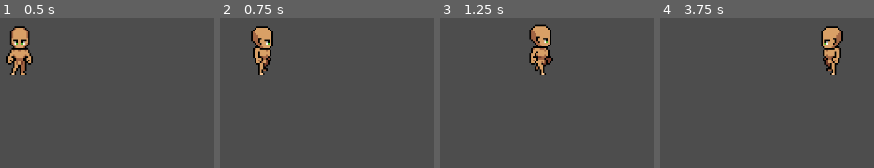
Above: before the commit, frames 1-4 (left to right).
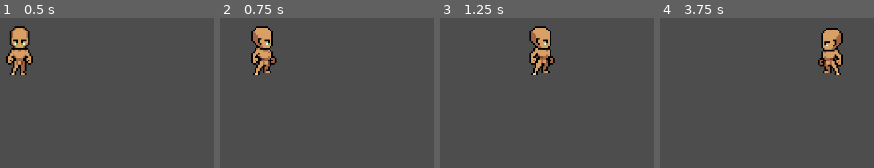
Above: after the commit, the same moments.

Repository: yliris/four-directional-movement-system
Game: Godot game, scene res://world.tscn
The game is run twice, just before and just after one commit, with the same random seed, the same clock (stepped at 60 frames per second) and the same inputs.
Inputs:
- Up to frame 1 (0.5 s): no input
- Up to frame 2 (0.75 s): hold D (walk_right) from 0.53 s (still down); hold Shift (sprint) from 0.53 s (still down)
- Up to frame 3 (1.25 s): keep holding D (walk_right); keep holding Shift (sprint)
- Up to frame 4 (3.75 s): release D (walk_right) at 1.28 s; release Shift (sprint) at 1.28 s; hold S (walk_down) 1.28-2.03 s; tap Shift (sprint) at 1.35, 2.85 s; hold D (walk_right) 2.03-2.78 s; hold Shift (sprint) 2.03-2.78 s; hold W (walk_up) 2.78-3.53 s; hold A (walk_left) from 3.53 s (still down); hold Shift (sprint) from 3.53 s (still down)

Frame 1 is identical in both runs. In frame 2, 1.2% of the frame differs, in the area x 14-27%, y 18-38%; in frame 3, 1.6%; in frame 4, 1.9%, in the area x 73-86%, y 5-38%.

Commit message:
movement update

Diff:
--- a/player.gd
+++ b/player.gd
@@ -1,22 +1,26 @@
 extends CharacterBody2D
 
-const SPEED = 70.0
+const WALK_SPEED = 70.0
+const SPRINT_SPEED = 100.0
 
-var input_vector = Vector2.ZERO
+var input_walk_vector = Vector2.ZERO
+var input_sprint = false
 
 @onready var animation_tree = $AnimationTree
+@onready var playback = animation_tree.get("parameters/StateMachine/playback") as AnimationNodeStateMachinePlayback
 
 func _physics_process(delta):
-	input_vector = Input.get_vector("walk_left", "walk_right", "walk_up", "walk_down")
+	var state = playback.get_current_node()
+	input_walk_vector = Input.get_vector("walk_left", "walk_right", "walk_up", "walk_down")
+	input_sprint = Input.is_action_pressed("sprint")
 
-	if input_vector != Vector2.ZERO:
-		var direction_vector = Vector2(input_vector.x, -input_vector.y)
+	if input_walk_vector != Vector2.ZERO:
+		var direction_vector = Vector2(input_walk_vector.x, -input_walk_vector.y)
 		update_blend_positions(direction_vector)
 
-	velocity = input_vector * SPEED
+	velocity = input_walk_vector * WALK_SPEED
 	move_and_slide()
 
 func update_blend_positions(direction_vector):
 	animation_tree.set("parameters/StateMachine/MoveState/Stand/blend_position", direction_vector)
 	animation_tree.set("parameters/StateMachine/MoveState/Walk/blend_position", direction_vector)
-	animation_tree.set("parameters/StateMachine/MoveState/Sprint/blend_position", direction_vector)
--- a/player.tscn
+++ b/player.tscn
@@ -162,9 +162,85 @@
 "values": [34, 35, 36, 37, 38, 39]
 }
 
+[sub_resource type="Animation" id="Animation_nvl01"]
+resource_name = "run_down"
+length = 0.6
+loop_mode = 1
+step = 0.1
+tracks/0/type = "value"
+tracks/0/imported = false
+tracks/0/enabled = true
+tracks/0/path = NodePath("Sprite2D:frame")
+tracks/0/interp = 1
+tracks/0/loop_wrap = true
+tracks/0/keys = {
+"times": PackedFloat32Array(0, 0.1, 0.2, 0.3, 0.4, 0.5),
+"transitions": PackedFloat32Array(1, 1, 1, 1, 1, 1),
+"update": 1,
+"values": [40, 41, 42, 43, 44, 45]
+}
+
+[sub_resource type="Animation" id="Animation_ivps1"]
+resource_name = "run_left"
+length = 0.6
+loop_mode = 1
+step = 0.1
+tracks/0/type = "value"
+tracks/0/imported = false
+tracks/0/enabled = true
+tracks/0/path = NodePath("Sprite2D:frame")
+tracks/0/interp = 1
+tracks/0/loop_wrap = true
+tracks/0/keys = {
+"times": PackedFloat32Array(0, 0.1, 0.2, 0.3, 0.4, 0.5),
+"transitions": PackedFloat32Array(1, 1, 1, 1, 1, 1),
+"update": 1,
+"values": [52, 53, 54, 55, 56, 57]
+}
+
+[sub_resource type="Animation" id="Animation_urp6f"]
+resource_name = "run_right"
+length = 0.6
+loop_mode = 1
+step = 0.1
+tracks/0/type = "value"
+tracks/0/imported = false
+tracks/0/enabled = true
+tracks/0/path = NodePath("Sprite2D:frame")
+tracks/0/interp = 1
+tracks/0/loop_wrap = true
+tracks/0/keys = {
+"times": PackedFloat32Array(0, 0.1, 0.2, 0.3, 0.4, 0.5),
+"transitions": PackedFloat32Array(1, 1, 1, 1, 1, 1),
+"update": 1,
+"values": [46, 47, 48, 49, 50, 51]
+}
+
+[sub_resource type="Animation" id="Animation_bwjto"]
+resource_name = "run_up"
+length = 0.6
+loop_mode = 1
+step = 0.1
+tracks/0/type = "value"
+tracks/0/imported = false
+tracks/0/enabled = true
+tracks/0/path = NodePath("Sprite2D:frame")
+tracks/0/interp = 1
+tracks/0/loop_wrap = true
+tracks/0/keys = {
+"times": PackedFloat32Array(0, 0.1, 0.2, 0.3, 0.4, 0.5),
+"transitions": PackedFloat32Array(1, 1, 1, 1, 1, 1),
+"update": 1,
+"values": [58, 59, 60, 61, 62, 63]
+}
+
 [sub_resource type="AnimationLibrary" id="AnimationLibrary_1jxqw"]
 _data = {
 &"RESET": SubResource("Animation_2hs0m"),
+&"run_down": SubResource("Animation_nvl01"),
+&"run_left": SubResource("Animation_ivps1"),
+&"run_right": SubResource("Animation_urp6f"),
+&"run_up": SubResource("Animation_bwjto"),
 &"stand_down": SubResource("Animation_onrkg"),
 &"stand_left": SubResource("Animation_hqtel"),
 &"stand_right": SubResource("Animation_i3pqv"),
@@ -174,8 +250,6 @@
 &"walk_right": SubResource("Animation_b26j0"),
 &"walk_up": SubResource("Animation_n7ghd")
 }
-
-[sub_resource type="AnimationNodeBlendSpace2D" id="AnimationNodeBlendSpace2D_nvl01"]
 
 [sub_resource type="AnimationNodeAnimation" id="AnimationNodeAnimation_onrkg"]
 animation = &"stand_left"
@@ -235,23 +309,51 @@
 advance_expression = "input_vector.length() == 0.0"
 
 [sub_resource type="AnimationNodeStateMachine" id="AnimationNodeStateMachine_1jxqw"]
-states/Run/node = SubResource("AnimationNodeBlendSpace2D_nvl01")
-states/Run/position = Vector2(544, 194)
 states/Stand/node = SubResource("AnimationNodeBlendSpace2D_2hs0m")
 states/Stand/position = Vector2(395, 100)
 states/Walk/node = SubResource("AnimationNodeBlendSpace2D_ivps1")
 states/Walk/position = Vector2(395, 194)
 transitions = ["Start", "Stand", SubResource("AnimationNodeStateMachineTransition_urp6f"), "Stand", "Walk", SubResource("AnimationNodeStateMachineTransition_onrkg"), "Walk", "Stand", SubResource("AnimationNodeStateMachineTransition_i3pqv")]
-graph_offset = Vector2(-143, 37)
+graph_offset = Vector2(-182, 34)
+
+[sub_resource type="AnimationNodeAnimation" id="AnimationNodeAnimation_n7ghd"]
+animation = &"run_up"
+
+[sub_resource type="AnimationNodeAnimation" id="AnimationNodeAnimation_nvl01"]
+animation = &"run_left"
+
+[sub_resource type="AnimationNodeAnimation" id="AnimationNodeAnimation_ivps1"]
+animation = &"run_right"
+
+[sub_resource type="AnimationNodeAnimation" id="AnimationNodeAnimation_urp6f"]
+animation = &"run_down"
+
+[sub_resource type="AnimationNodeBlendSpace2D" id="AnimationNodeBlendSpace2D_bwjto"]
+blend_point_0/node = SubResource("AnimationNodeAnimation_n7ghd")
+blend_point_0/pos = Vector2(0, 1)
+blend_point_1/node = SubResource("AnimationNodeAnimation_nvl01")
+blend_point_1/pos = Vector2(-0.9, 0)
+blend_point_2/node = SubResource("AnimationNodeAnimation_ivps1")
+blend_point_2/pos = Vector2(0.9, 0)
+blend_point_3/node = SubResource("AnimationNodeAnimation_urp6f")
+blend_point_3/pos = Vector2(0, -1)
+blend_mode = 1
 
 [sub_resource type="AnimationNodeStateMachineTransition" id="AnimationNodeStateMachineTransition_dw050"]
+advance_mode = 2
+
+[sub_resource type="AnimationNodeStateMachineTransition" id="AnimationNodeStateMachineTransition_hqtel"]
+
+[sub_resource type="AnimationNodeStateMachineTransition" id="AnimationNodeStateMachineTransition_sweqy"]
 advance_mode = 2
 
 [sub_resource type="AnimationNodeStateMachine" id="AnimationNodeStateMachine_b26j0"]
 states/MoveState/node = SubResource("AnimationNodeStateMachine_1jxqw")
-states/MoveState/position = Vector2(421, 100)
-transitions = ["Start", "MoveState", SubResource("AnimationNodeStateMachineTransition_dw050")]
-graph_offset = Vector2(-83, -65)
+states/MoveState/position = Vector2(422, 100)
+states/SprintState/node = SubResource("AnimationNodeBlendSpace2D_bwjto")
+states/SprintState/position = Vector2(422, 181)
+transitions = ["Start", "MoveState", SubResource("AnimationNodeStateMachineTransition_dw050"), "MoveState", "SprintState", SubResource("AnimationNodeStateMachineTransition_hqtel"), "SprintState", "MoveState", SubResource("AnimationNodeStateMachineTransition_sweqy")]
+graph_offset = Vector2(-135, 14)
 
 [sub_resource type="AnimationNodeBlendTree" id="AnimationNodeBlendTree_n7ghd"]
 graph_offset = Vector2(-205, 48)
@@ -276,6 +378,6 @@
 tree_root = SubResource("AnimationNodeBlendTree_n7ghd")
 advance_expression_base_node = NodePath("..")
 anim_player = NodePath("../AnimationPlayer")
-parameters/StateMachine/MoveState/Run/blend_position = Vector2(0, 0)
 parameters/StateMachine/MoveState/Stand/blend_position = Vector2(0, -0.261649)
 parameters/StateMachine/MoveState/Walk/blend_position = Vector2(-0.00465119, -0.448029)
+parameters/StateMachine/SprintState/blend_position = Vector2(0, 0)
Not shown: 1 places in player.tscn that only renumber resources
